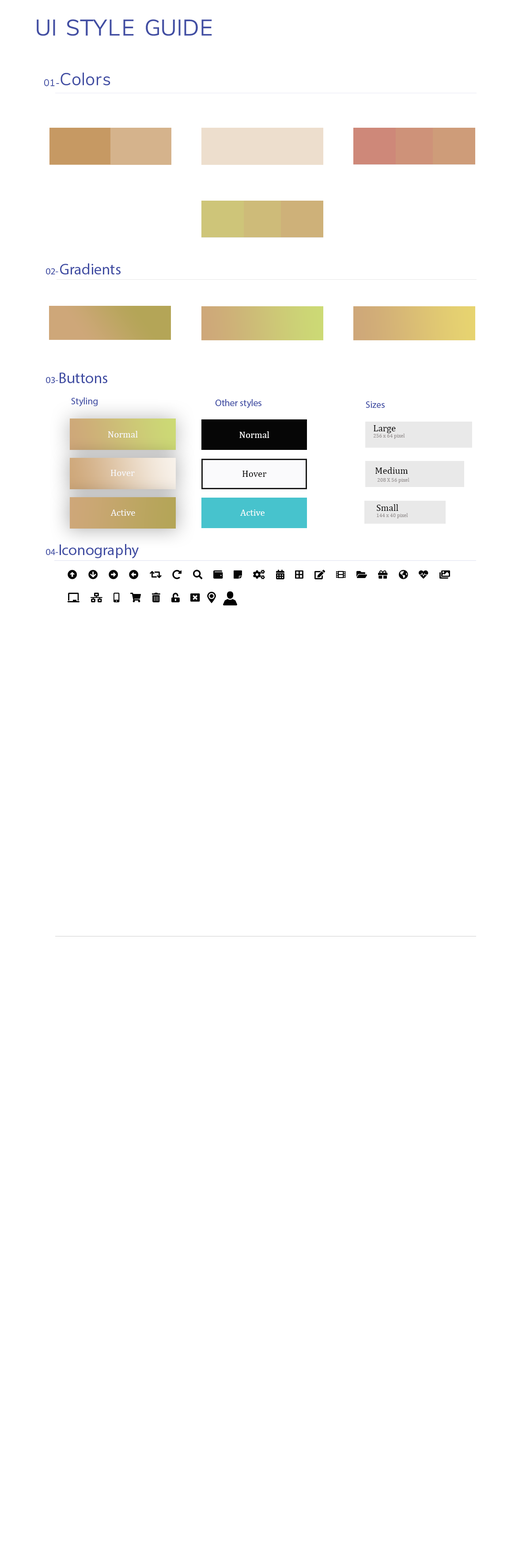
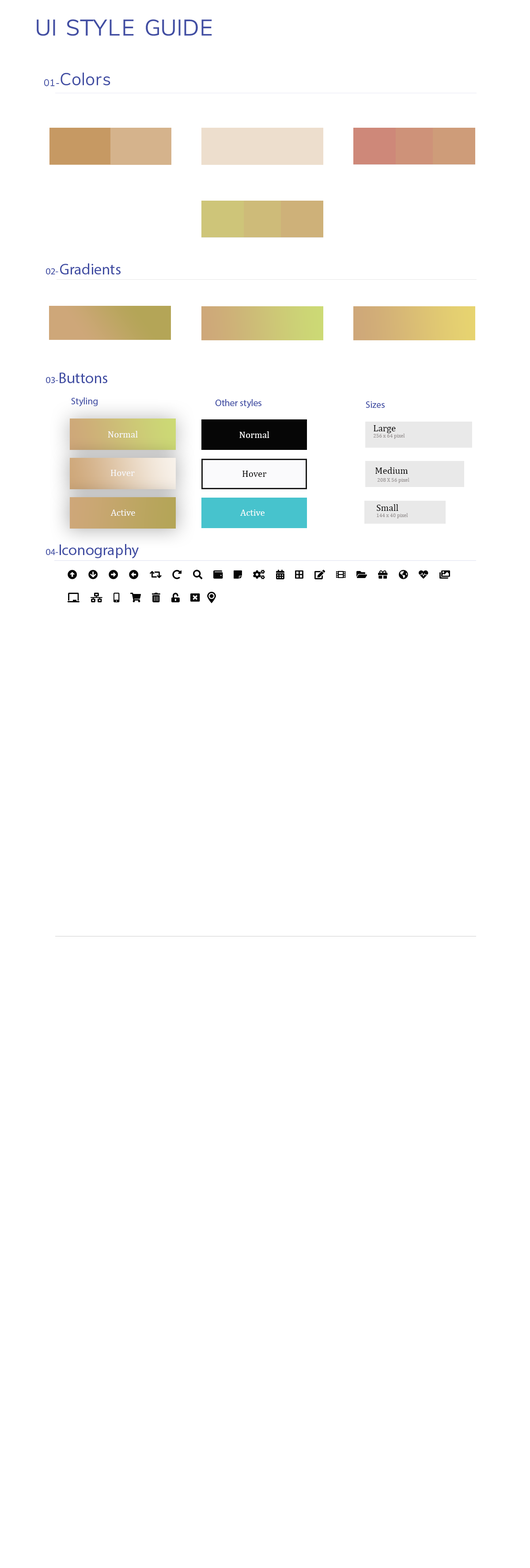
Layer changes from the first 530 x 1568 image to the second:
hid "user-silhouette", painted on it over [223, 591, 238, 606]
